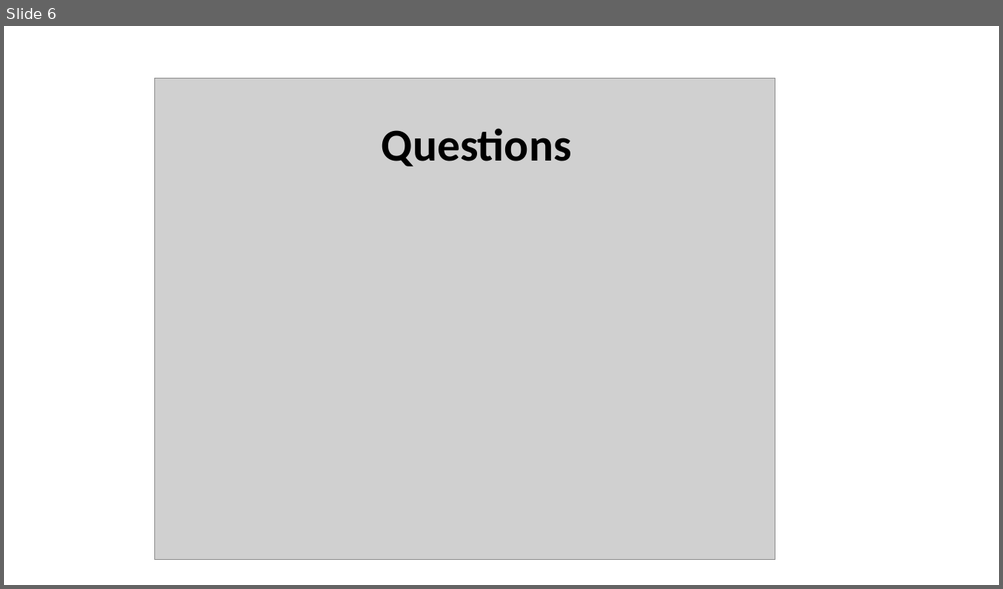
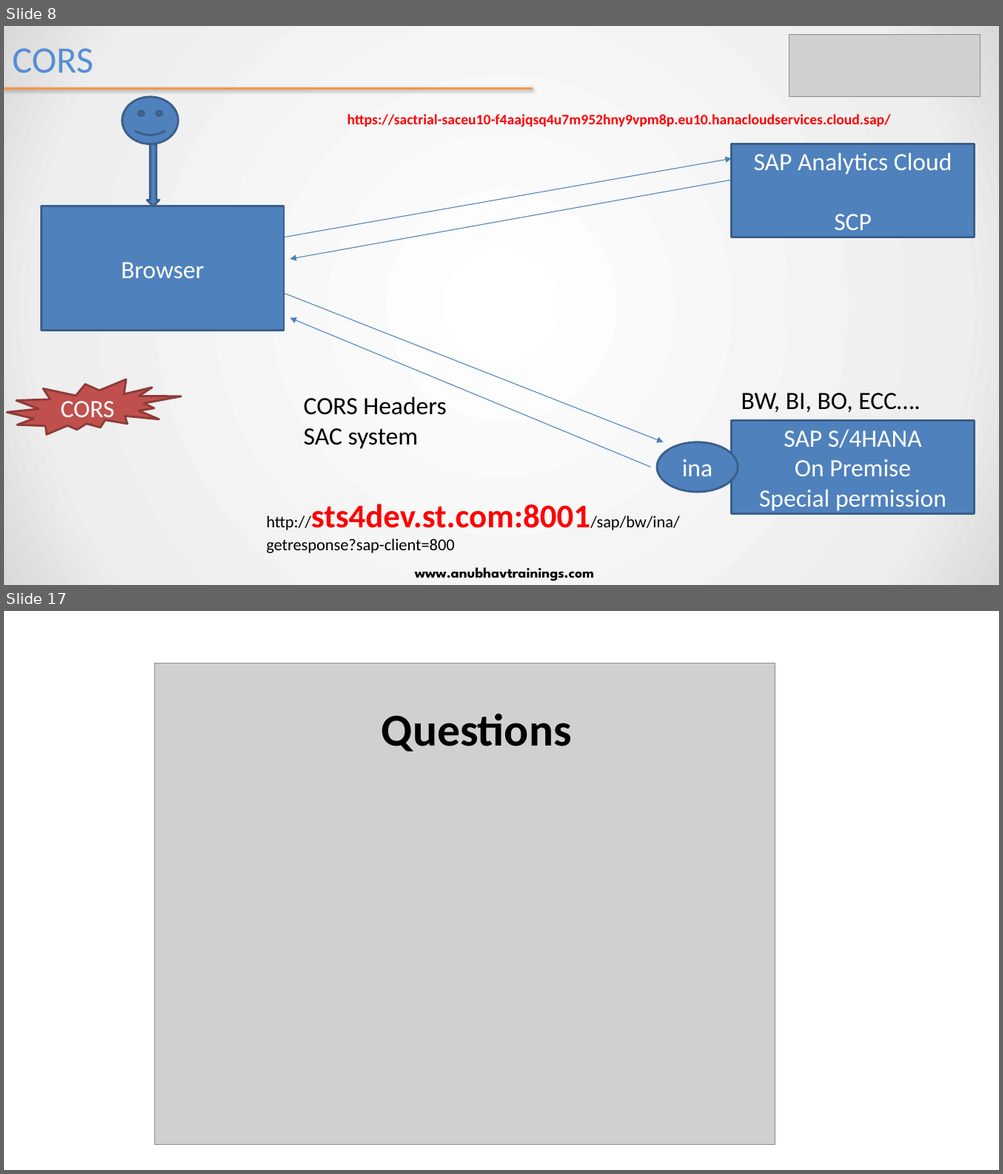
Before and after one commit to soyuztechnologies/EY_SAC_Feb2022, a slide deck: day 11/SAC_Training Day 11.pptx. Shown one above the other, each under a label of ours: slide 6 before the commit, slides 8 and 17 after it; the slides between them are not shown. The pictures are 1003x589 and 1003x1174 pixels, drawn with LibreOffice and Linux fonts; fonts in the diff are those of the drawing; grey boxes stand for pictures. Boxes give left, top, right and bottom in pixels: in the first picture for what was removed or moved away, otherwise in the second. Text is boxed around its words. In the diff, an @@ line names an element or a change of style, - is before the commit and + after.

```diff
--- a/day 11/SAC_Training Day 11.pptx
+++ b/day 11/SAC_Training Day 11.pptx
@@ slide 8 added at <box>4,26,999,585</box>, background gradient #FFFFFF to #EEEEEE to #D9D9D9 @@
@@ picture added at <box>790,35,980,97</box> @@
@@ title added at <box>12,48,94,73</box>, 36 pt, text #558ED5 @@
+CORS
@@ line added from (4, 89) to (533, 89), #F79646 2 pt @@
@@ smiley face added at <box>122,97,178,144</box>, fill #4F81BD, outline #3A5F8C 2 pt @@
@@ text added at <box>347,114,891,127</box>, 14 pt, text #FF0000, bold @@
+https://sactrial-saceu10-f4aajqsq4u7m952hny9vpm8p.eu10.hanacloudservices.cloud.sap/
@@ down arrow added at <box>148,144,160,206</box>, fill #4F81BD, outline #3A5F8C 2 pt @@
@@ arrow added from (284, 237) to (731, 158), #4B7EBC 0.75 pt @@
@@ rectangle added at <box>731,144,974,237</box>, fill #4F81BD, outline #3A5F8C 2 pt, 24 pt, text #FFFFFF @@
+SAP Analytics Cloud
+SCP
@@ arrow added from (731, 180) to (290, 259), #4B7EBC 0.75 pt @@
@@ rectangle added at <box>41,207,284,331</box>, fill #4F81BD, outline #3A5F8C 2 pt, 24 pt, text #FFFFFF @@
+Browser
@@ arrow added from (284, 293) to (663, 443), #4B7EBC 0.75 pt @@
@@ arrow added from (651, 468) to (290, 318), #4B7EBC 0.75 pt @@
@@ irregular seal added at <box>7,380,181,435</box>, fill #C0504D, outline #8E3B39 2 pt, 24 pt, text #FFFFFF @@
+CORS
@@ text added at <box>304,397,446,449</box>, 24 pt, text #000000 @@
+CORS Headers
+SAC system
@@ text added at <box>741,393,920,412</box>, 24 pt, text #000000 @@
+BW, BI, BO, ECC….
@@ rectangle added at <box>731,420,974,514</box>, fill #4F81BD, outline #3A5F8C 2 pt, 24 pt, text #FFFFFF @@
+SAP S/4HANA
+On Premise
+Special permission
@@ ellipse added at <box>657,443,737,492</box>, fill #4F81BD, outline #3A5F8C 2 pt, 24 pt, text #FFFFFF @@
+ina
@@ text added at <box>266,504,679,554</box>, 16 pt, text #000000 @@
+http://sts4dev.st.com:8001/sap/bw/ina/getresponse?sap-client=800
@@ text added at <box>415,568,594,582</box>, 14 pt, text #000000, bold @@
+www.anubhavtrainings.com
@@ what was slide 6 is now slide 17 @@
```
Also in this commit, not shown: 4 slides changed, 11 other slides added, 1 slide removed, 50 other files.
